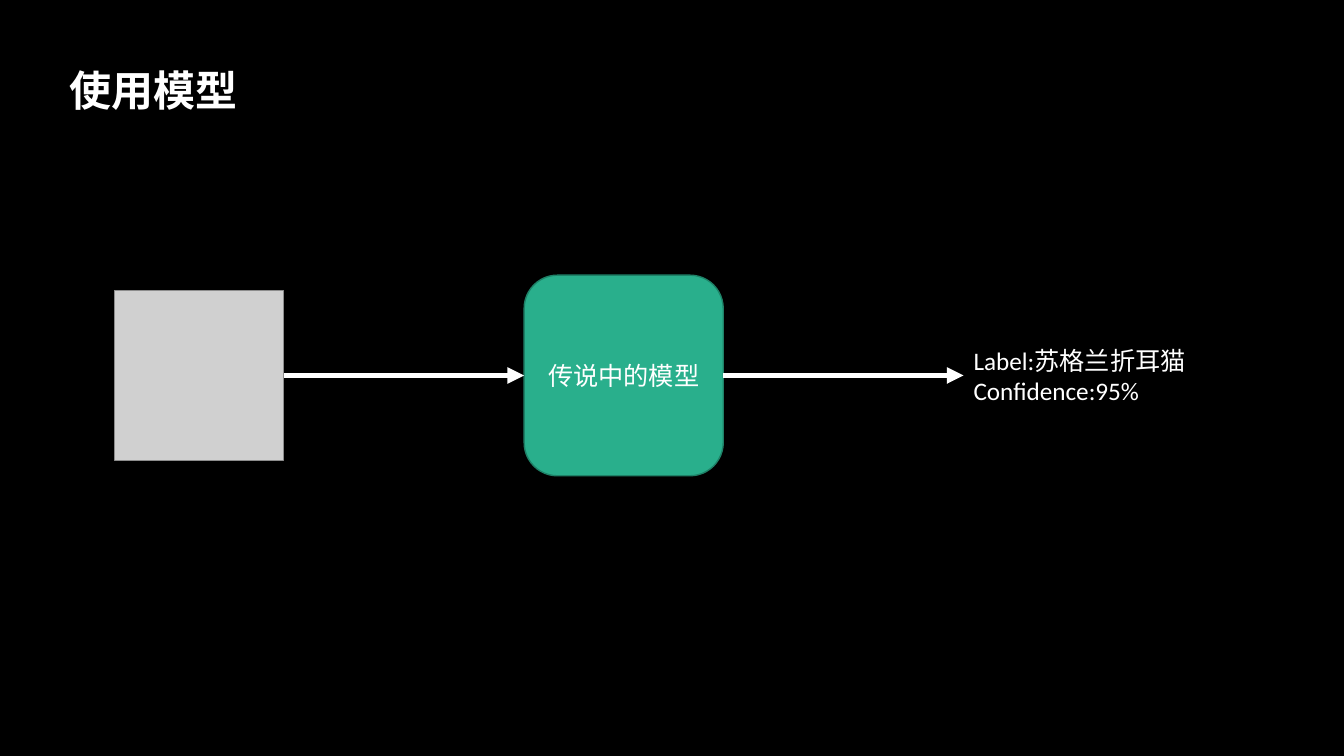
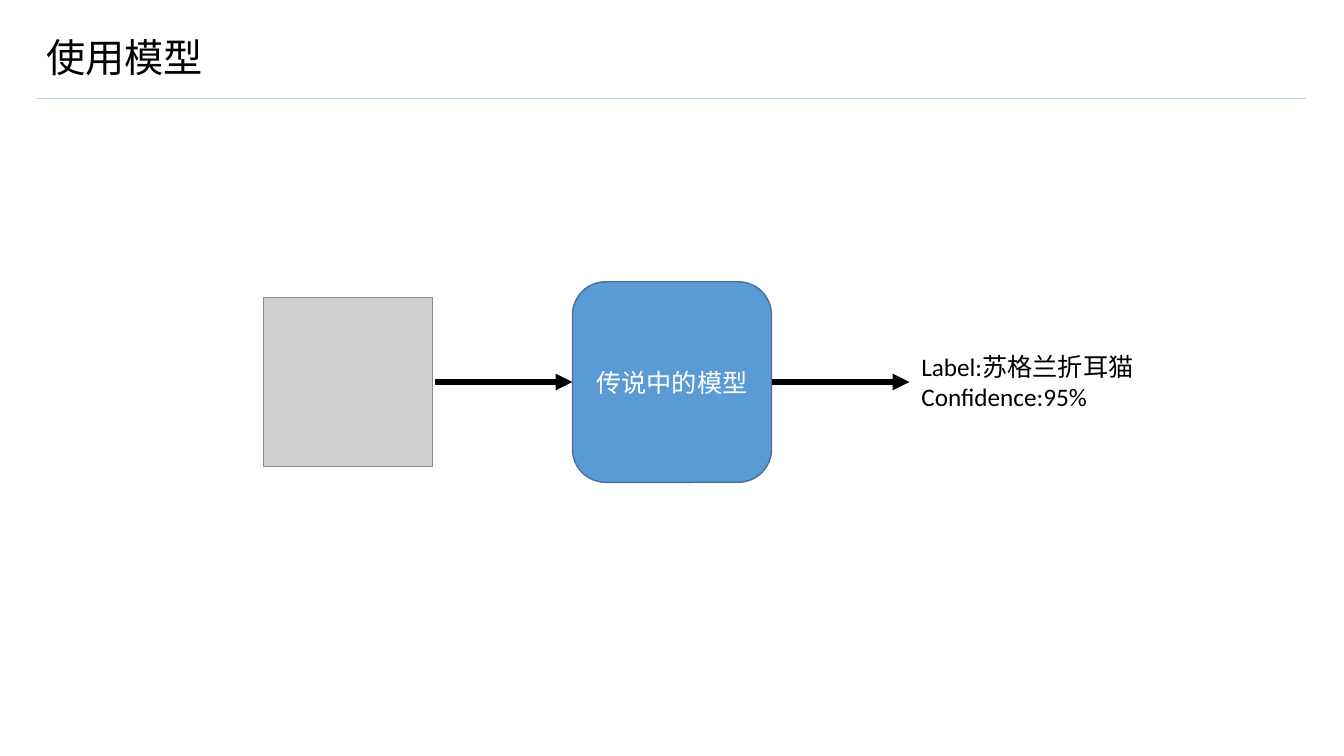
Before and after one commit to GuanyiLL/Study, a slide deck: slide 11 of Swift/CoreMLResearching/CoreML.pptx (slide 9 before the commit). Drawn at 1344x756 pixels with LibreOffice and Linux fonts; fonts in the diff are those of the drawing; grey boxes stand for pictures. Boxes give left, top, right and bottom in pixels: in the first picture for what was removed or moved away, otherwise in the second. Text is boxed around its words. In the diff, an @@ line names an element or a change of style, - is before the commit and + after.

```diff
--- a/Swift/CoreMLResearching/CoreML.pptx
+++ b/Swift/CoreMLResearching/CoreML.pptx
@@ background #000000 to #FFFFFF @@
@@ title "使用模型": place and size @@
-title "使用模型" at (69, 70, 237, 110)
+title "使用模型" at (46, 39, 203, 76)
@@ title "使用模型" at (46, 39, 203, 76): size 30 to 28 pt, font Arial to Noto Sans CJK SC, text colour #FFFFFF to #000000, bold off; line spacing 1 to 0.9; vertical alignment top to middle @@
@@ line added from (36, 99) to (1306, 99), #B5D2EC 0.5 pt @@
@@ picture: place and size @@
-picture at (115, 290, 284, 460)
+picture at (263, 297, 433, 467)
@@ rounded rectangle "传说中的模型": place and size @@
-rounded rectangle "传说中的模型" at (524, 275, 724, 476)
+rounded rectangle "传说中的模型" at (573, 281, 772, 482)
@@ rounded rectangle "传说中的模型" at (573, 281, 772, 482): fill #29AF8C to #5B9BD5; outline #1E8168 1 pt to #43739E 1 pt @@
@@ text "Label:苏格兰折耳猫": place and size @@
-text "Label:苏格兰折耳猫" at (974, 349, 1186, 401)
+text "Label:苏格兰折耳猫" at (921, 356, 1133, 407)
@@ text "Label:苏格兰折耳猫" at (921, 356, 1133, 407): text colour #FFFFFF to #000000 @@
@@ arrow removed from (284, 376) to (524, 376) @@
@@ arrow added from (435, 382) to (573, 382), #000000 4 pt @@
@@ arrow moved from (723, 376) - (964, 376) to (771, 382) - (909, 382) @@
@@ arrow (771, 382) - (909, 382): stroke #FFFFFF 4 pt to #000000 4 pt @@
```
Also in this commit, not shown: 13 other slides changed, 16 slides added, 10 slides removed.
